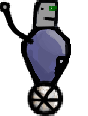
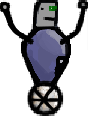
Layers edited between the first and the second 88 x 116 image:
renamed "[]RightArm" to "RightArm", showed it, painted on it over [left=60, top=0, right=88, bottom=50]
